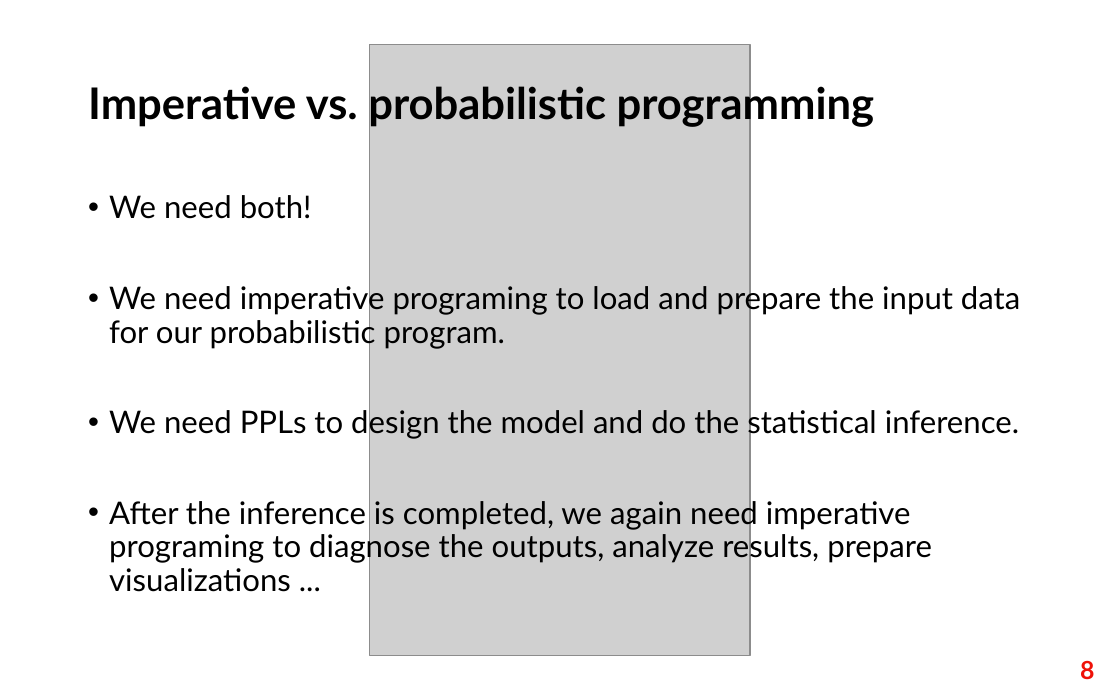
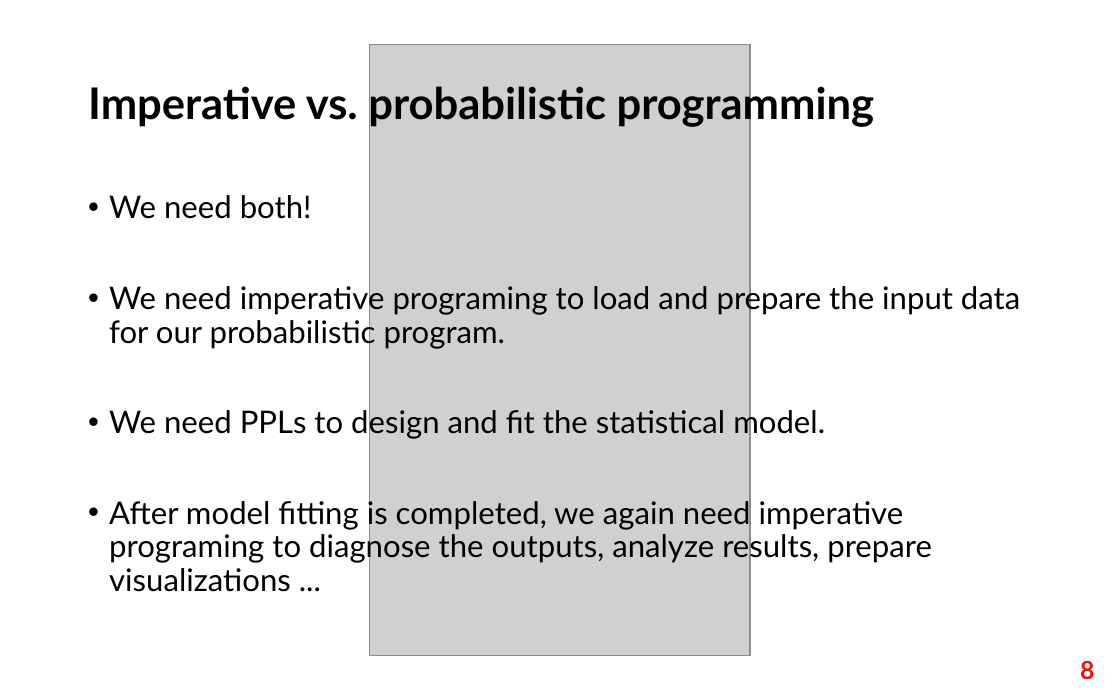
Before and after one commit to fri-datascience/course_bs, a slide deck: slide 8 of session_03_probabilistic_programming/probabilistic_programming.pptx. Drawn at 1120x700 pixels with LibreOffice and Linux fonts; fonts in the diff are those of the drawing; grey boxes stand for pictures. Boxes give left, top, right and bottom in pixels: in the first picture for what was removed or moved away, otherwise in the second. Text is boxed around its words. In the diff, an @@ line names an element or a change of style, - is before the commit and + after.

Commit message:
pptx tweak

```diff
--- a/session_03_probabilistic_programming/probabilistic_programming.pptx
+++ b/session_03_probabilistic_programming/probabilistic_programming.pptx
@@ text at <box>109,406,932,592</box>: text changed @@
-• We need PPLs to design the model and do the statistical inference.
-• After the inference is completed, we again need imperative programing to diagnose the outputs, analyze results, prepare visualizations ...
+• We need PPLs to design and fit the statistical model.
+• After model fitting is completed, we again need imperative programing to diagnose the outputs, analyze results, prepare visualizations ...
```
Also in this commit, not shown: 1 other slide changed, 1 other file.
